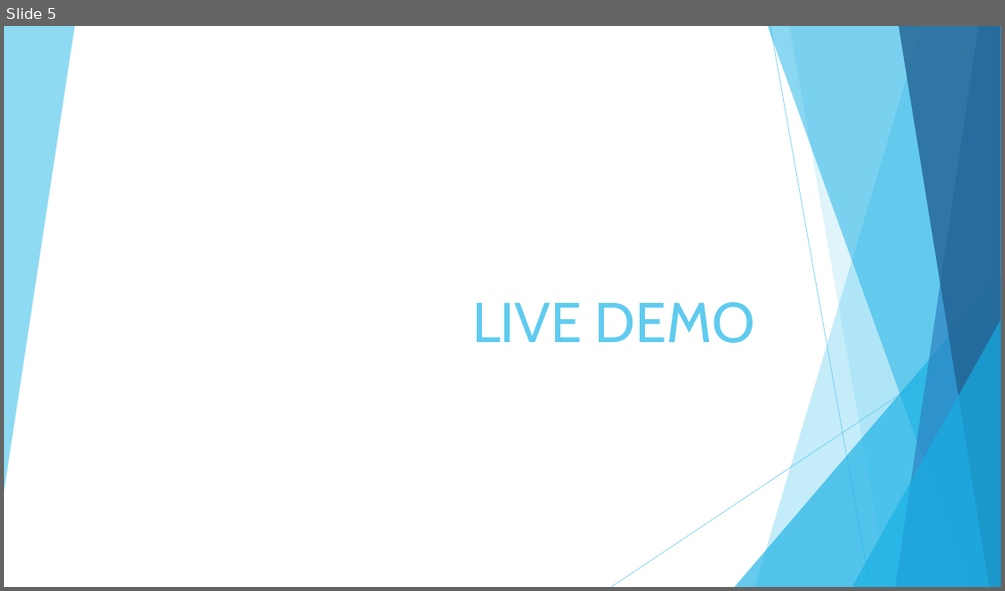
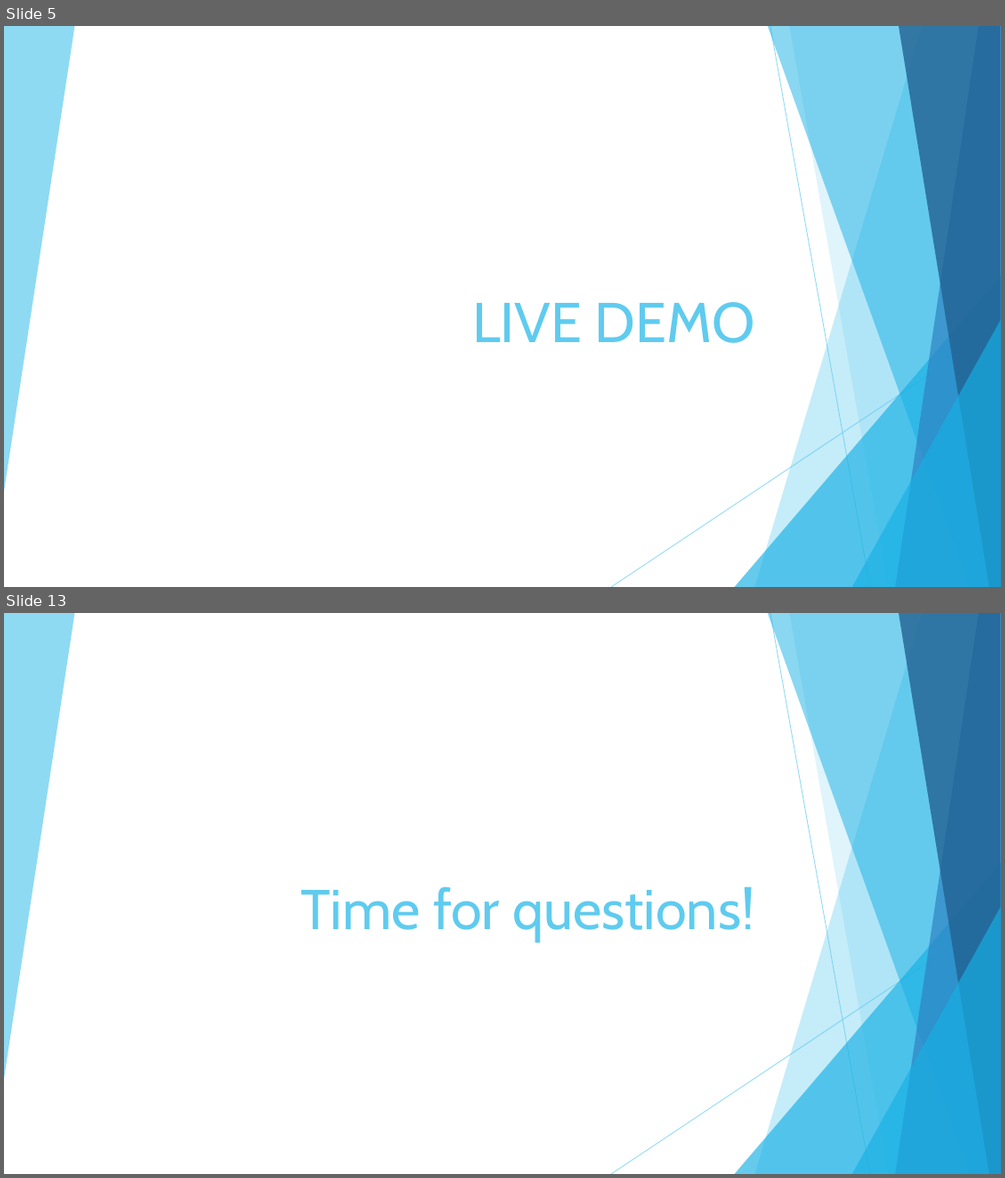
Before and after one commit to jorritvm/infovis, a slide deck: doc/final_presentation/group2_final_presentation.pptx. Shown one above the other, each under a label of ours: slide 5 before the commit, slides 5 and 13 after it; the slides between them are not shown. The pictures are 1005x591 and 1005x1178 pixels, drawn with LibreOffice and Linux fonts; fonts in the diff are those of the drawing. Boxes give left, top, right and bottom in pixels: in the first picture for what was removed or moved away, otherwise in the second. Text is boxed around its words. In the diff, an @@ line names an element or a change of style, - is before the commit and + after.

```diff
--- a/doc/final_presentation/group2_final_presentation.pptx
+++ b/doc/final_presentation/group2_final_presentation.pptx
@@ slide 13 added at bbox=[4, 613, 1001, 1174], background #FFFFFF; not listed: 10 template elements that a slide beside it also shows @@
@@ title added at bbox=[301, 887, 754, 941], 54 pt, text #5FCBEF @@
+Time for questions!
```
Also in this commit, not shown: 7 slides changed, 2 other slides added, 3 slides removed.
